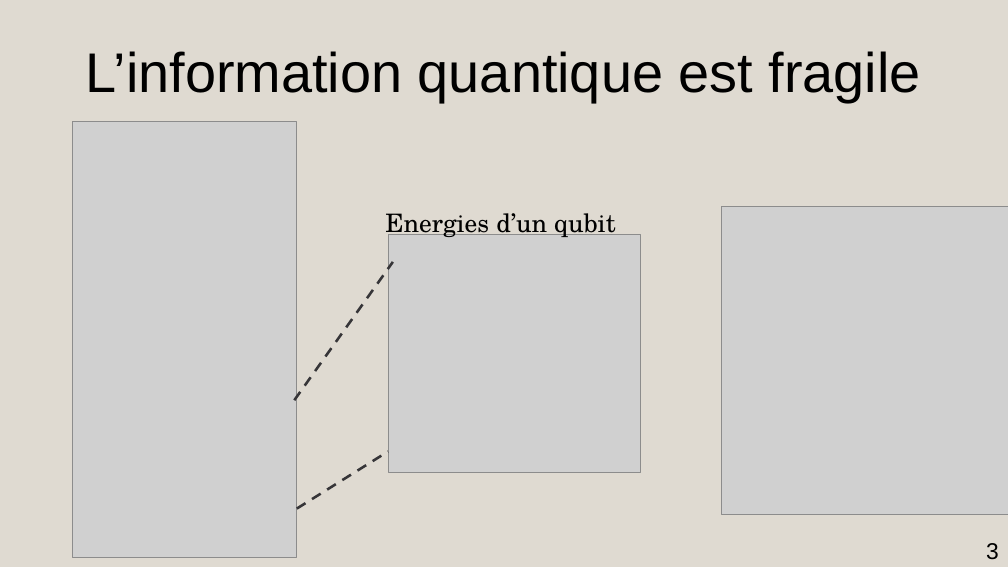
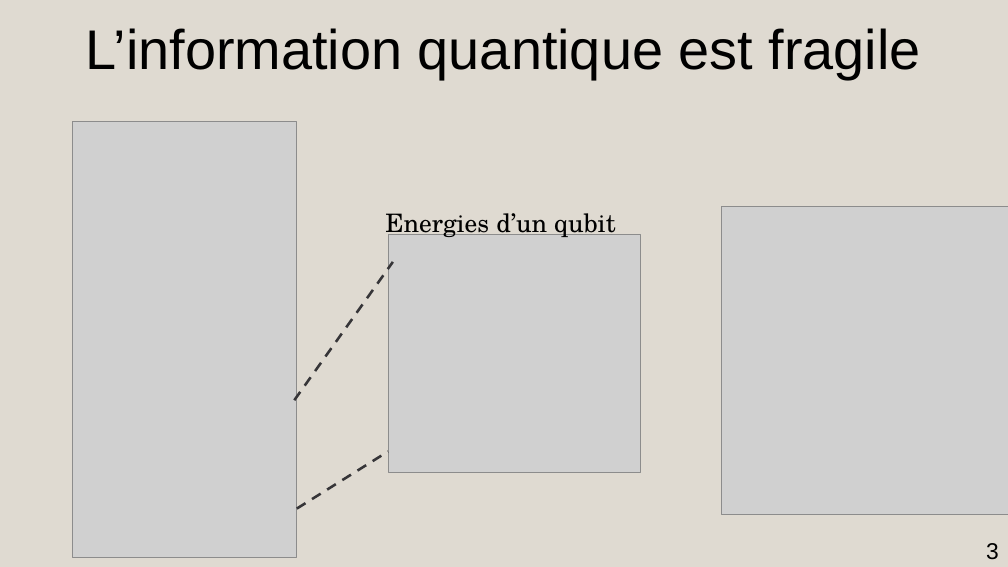
Before and after one commit to AmdaU/presentations, a slide deck: slide 3 of Seminaire/Seminaire.odp. Drawn at 1008x567 pixels with LibreOffice and Linux fonts; fonts in the diff are those of the drawing; grey boxes stand for pictures. Boxes give left, top, right and bottom in pixels: in the first picture for what was removed or moved away, otherwise in the second. Text is boxed around its words. In the diff, an @@ line names an element or a change of style, - is before the commit and + after.

```diff
--- a/Seminaire/Seminaire.odp
+++ b/Seminaire/Seminaire.odp
@@ title "L’information quantique est fragile": place and size @@
-title "L’information quantique est fragile" at box(86, 51, 921, 102)
+title "L’information quantique est fragile" at box(86, 28, 921, 79)
```
Also in this commit, not shown: 12 other slides changed, 4 other files.
